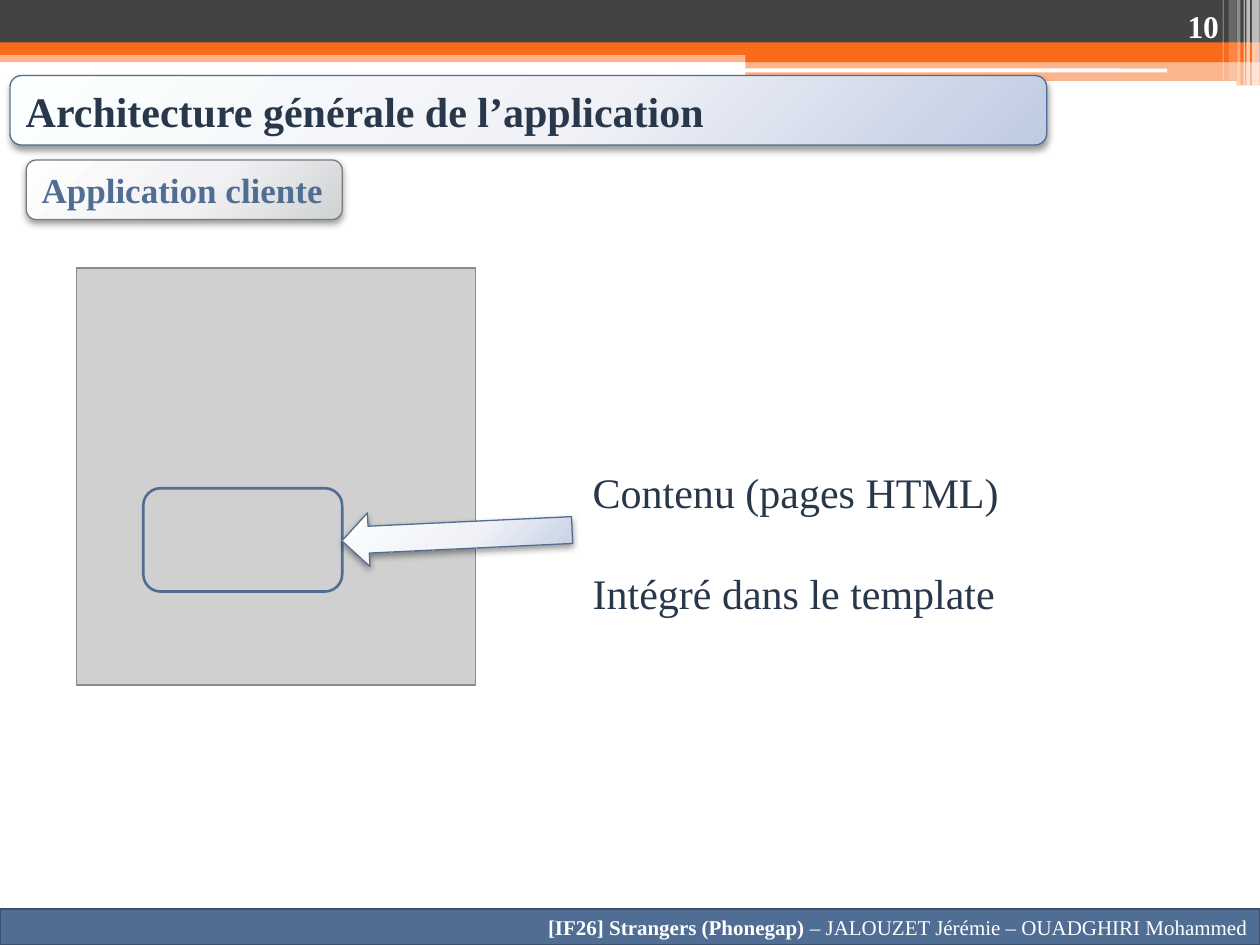
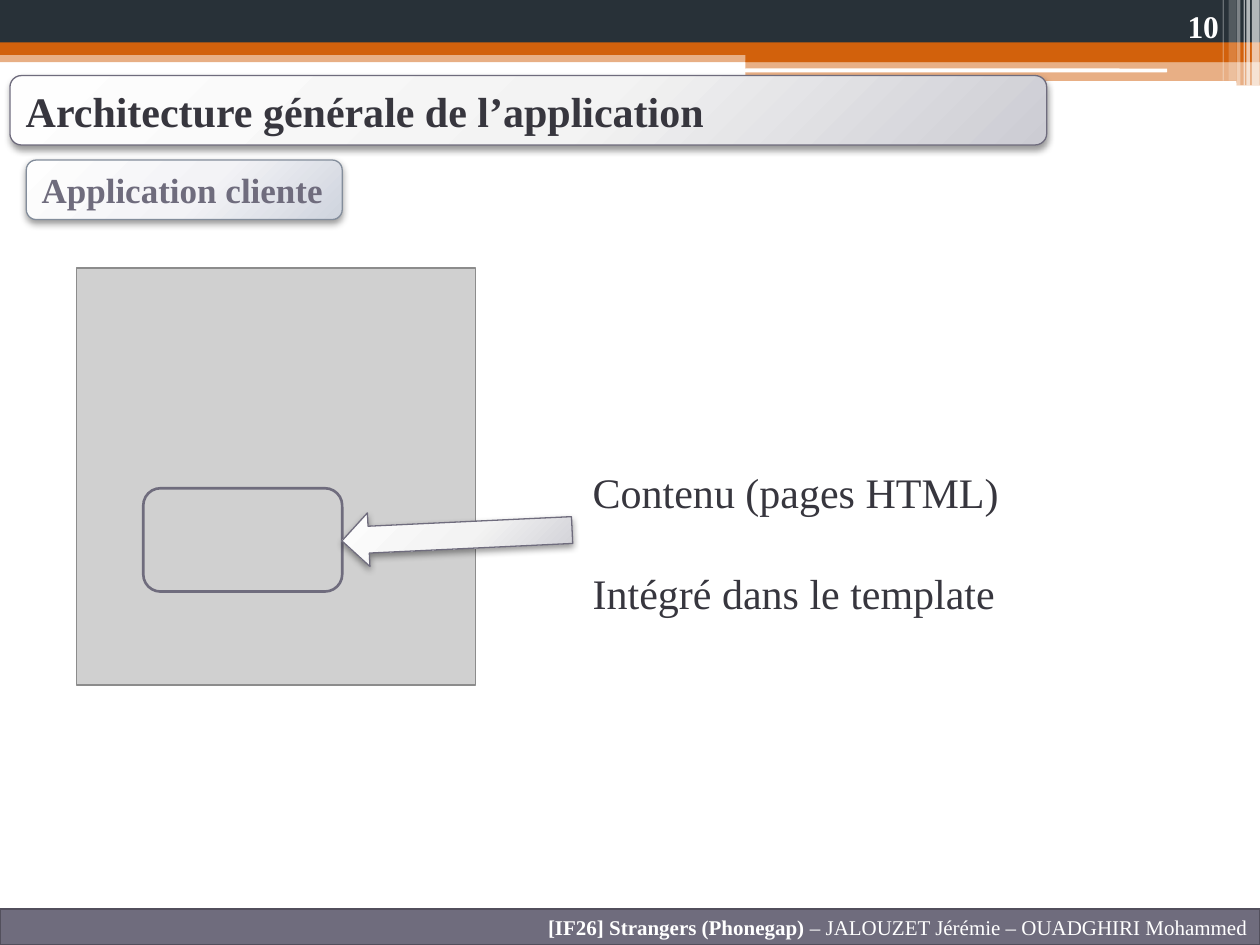
Before and after one commit to Anicky/Strangers-Phonegap, a slide deck: slide 10 of Presentation/Presentation IF26.pptx. Drawn at 1260x945 pixels with LibreOffice and Linux fonts; fonts in the diff are those of the drawing; grey boxes stand for pictures. Boxes give left, top, right and bottom in pixels: in the first picture for what was removed or moved away, otherwise in the second. Text is boxed around its words. In the diff, an @@ line names an element or a change of style, - is before the commit and + after.

```diff
--- a/Presentation/Presentation IF26.pptx
+++ b/Presentation/Presentation IF26.pptx
@@ rectangle at (x1=0, y1=0, x2=1260, y2=43): fill #434342 to #283138 @@
@@ rectangle at (x1=0, y1=50, x2=1260, y2=62): fill #F96A1B at 50% opacity to #D2610C at 50% opacity @@
@@ rectangle at (x1=0, y1=43, x2=1260, y2=55): fill #F96A1B to #D2610C @@
@@ rectangle at (x1=746, y1=49, x2=1260, y2=62): fill #F96A1B to #D2610C @@
@@ rounded rectangle "Architecture générale de l’application" at (x1=10, y1=76, x2=1047, y2=145): text colour #28374A to #38363E; fill gradient #FEFEFE to #F0F3F8 to #BFCBE2 to gradient #FEFEFE to #F3F3F5 to #CDCBD4; outline #506E94 0.75 pt to #6F6C7D 0.75 pt @@
@@ rectangle at (x1=746, y1=60, x2=1260, y2=86): fill #F96A1B at 50% opacity to #D2610C at 50% opacity @@
@@ rounded rectangle "Application cliente" at (x1=26, y1=160, x2=343, y2=219): text colour #506E94 to #6F6C7D; fill gradient #FEFEFE to #F4F4F4 to #D0D1D3 to gradient #FEFEFE to #F3F5F7 to #CED5DE; outline #797B7E 0.75 pt to #838D9B 0.75 pt @@
@@ text "Contenu (pages HTML)" at (x1=593, y1=479, x2=999, y2=618): text colour #28374A to #38363E @@
@@ rounded rectangle at (x1=144, y1=488, x2=343, y2=591): outline #506E94 1.5 pt to #6F6C7D 1.5 pt @@
@@ down arrow at (x1=340, y1=504, x2=573, y2=569): fill gradient #FEFEFE to #F0F3F8 to #BFCBE2 to gradient #FEFEFE to #F3F3F5 to #CDCBD4; outline #506E94 0.75 pt to #6F6C7D 0.75 pt @@
@@ rectangle "[IF26] Strangers (Phonegap) – JALOUZET ..." at (x1=0, y1=908, x2=1260, y2=945): fill #506E94 to #6F6C7D; outline #3B516D 1.5 pt to #52505C 1.5 pt @@
```
Also in this commit, not shown: 20 other slides changed, 2 other files.
